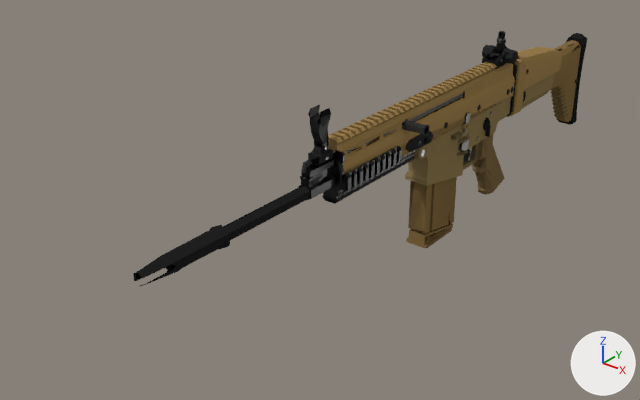
What one commit did to the Blender file workfolder/wms/wms.blend.
Before and after are seen from a camera (50 mm lens) standing at (22.3, -34.1, 24.4) and looking at (-3.0, -2.5, 4.8). Arrows for +X, +Y and +Z are at lower right; the lights stay in place.

Objects in the first picture: 'scar', 'scarlod'.
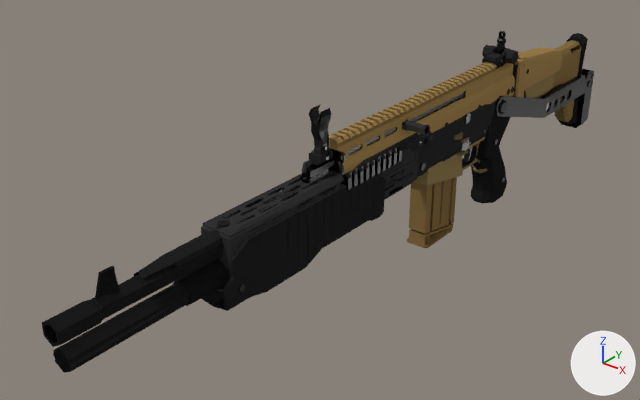
Edits to the scene script, one JSON object a line:
```json
{"op": "add", "block": "img_pallete_png_011", "code": ["img_pallete_png_011 = load_image('pallete.png.011', '../pallete.png', 256, 256, 'sRGB')"]}
{"op": "add", "block": "mat_lowpoly_metal_011", "code": ["mat_lowpoly_metal_011 = principled_material('lowpoly_metal.011')", "mat_lowpoly_metal_011.texture = img_pallete_png_011", "mat_lowpoly_metal_011.metallic = 0.866", "mat_lowpoly_metal_011.roughness = 0.429", "mat_lowpoly_metal_011.specular_ior_level = 0.622"]}
{"op": "add", "block": "mat_lowpoly_plastic_010", "code": ["mat_lowpoly_plastic_010 = principled_material('lowpoly_plastic.010')", "mat_lowpoly_plastic_010.texture = img_pallete_png_011", "mat_lowpoly_plastic_010.specular_ior_level = 0.0"]}
{"op": "add", "block": "me_cube_003", "code": ["me_cube_003 = bpy.data.meshes.new('Cube.003')", "me_cube_003.from_pydata(...)  # 921 vertices, 1831 faces, 8 loose edges; spans x -1.6..1.1, y -20.5..22.4, z 1.3..9.2", "# faces by material slot: [1428, 403]", "me_cube_003.materials.append(mat_lowpoly_plastic_010)  # picture img_pallete_png_011", "me_cube_003.materials.append(mat_lowpoly_metal_011)  # picture img_pallete_png_011"]}
{"op": "add", "block": "me_cube_002", "code": ["me_cube_002 = bpy.data.meshes.new('Cube.002')", "me_cube_002.from_pydata(...)  # 2398 vertices, 4647 faces, 5 loose edges; spans x -1.6..1.1, y -20.5..22.4, z 1.3..9.2", "# faces by material slot: [3389, 1258]", "me_cube_002.materials.append(mat_lowpoly_plastic_010)  # picture img_pallete_png_011", "me_cube_002.materials.append(mat_lowpoly_metal_011)  # picture img_pallete_png_011"]}
{"op": "set", "path": "ob_scar.location", "old": "(0.0, 0.0, 0.0)", "new": "(0.02, 0.0, 0.0)"}
{"op": "add", "block": "ob_scarlod", "code": "ob_scarlod.hide_set(True)"}
{"op": "add", "block": "ob_spaslod", "code": ["ob_spaslod = bpy.data.objects.new('spaslod', me_cube_003)", "ob_spaslod.location = (0.0, 0.0, 0.0)"]}
{"op": "add", "block": "ob_spas", "code": ["ob_spas = bpy.data.objects.new('spas', me_cube_002)", "ob_spas.location = (0.0, 0.0, 0.0)"]}
```

What differs and where, as boxes [x1, y1, x2, y2] in the pictures (640 x 400 px):
```json
{"object": "spas", "change": "added", "after": [42, 69, 594, 373], "on screen": "black", "faces in mat_lowpoly_plastic_010 (picture img_pallete_png_011)": [42, 90, 572, 373], "faces in mat_lowpoly_metal_011 (picture img_pallete_png_011)": [239, 69, 594, 292]}
{"object": "scar", "change": "moved", "before": [133, 31, 587, 286], "after": [134, 31, 588, 278]}
{"object": "scarlod", "change": "hidden", "before": [136, 33, 585, 285]}
{"object": "spaslod", "change": "added", "after": [53, 76, 590, 372], "on screen": "black"}
```
